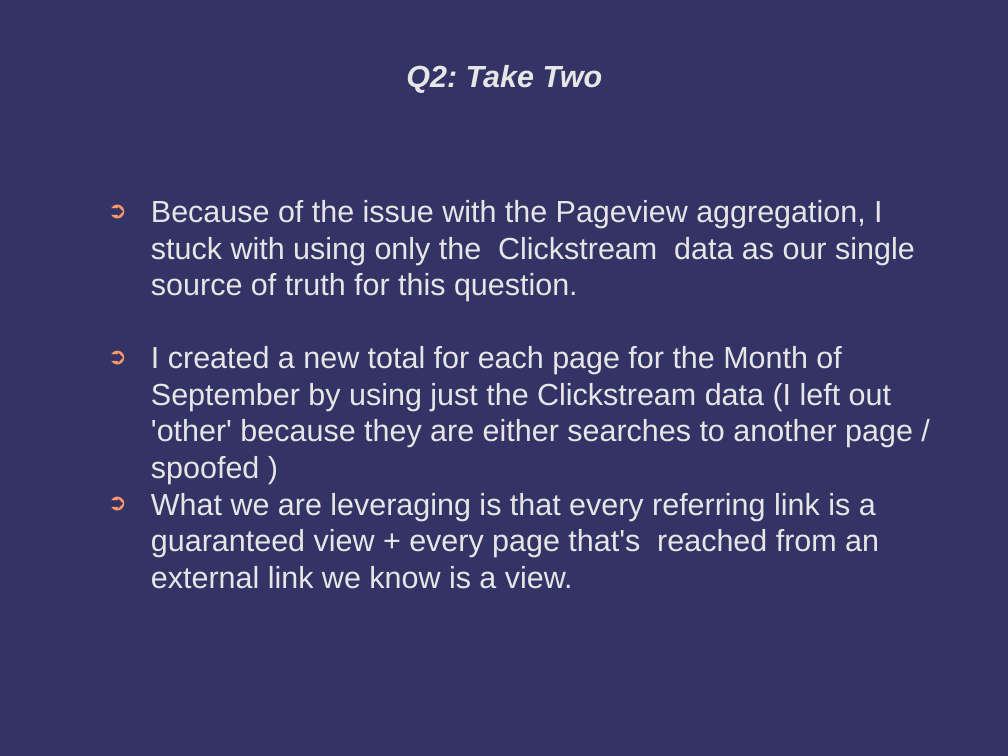
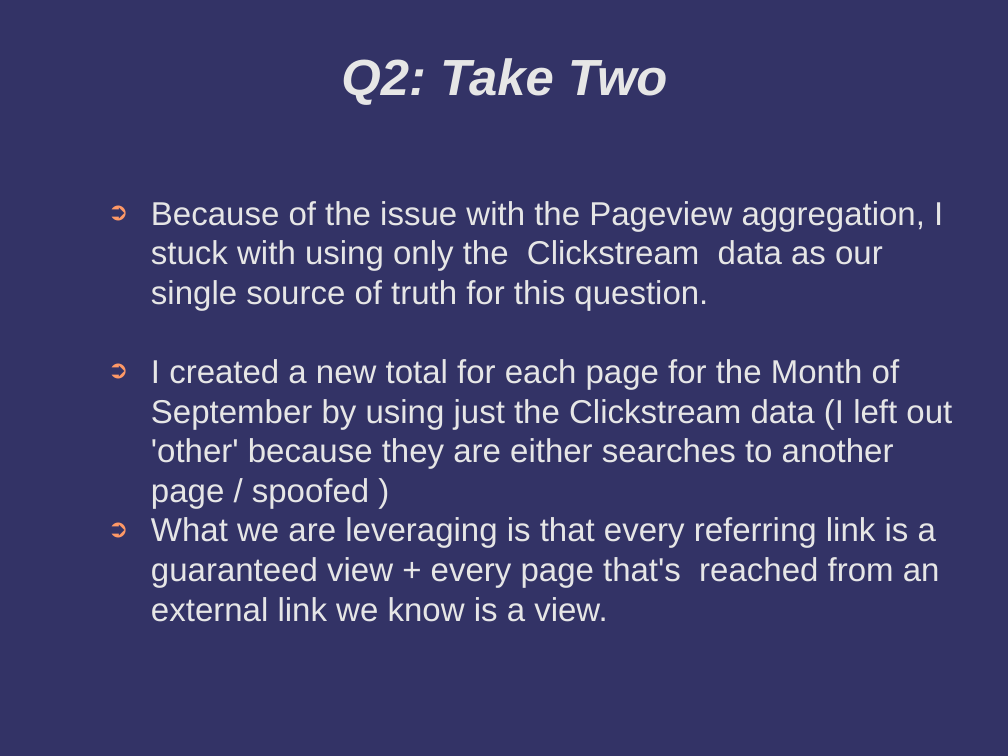
Before and after one commit to TMickle/Project1, a slide deck: slide 7 of project1.odp. Drawn at 1008x756 pixels with LibreOffice and Linux fonts; fonts in the diff are those of the drawing; background and template pictures are left out. Boxes give left, top, right and bottom in pixels: in the first picture for what was removed or moved away, otherwise in the second. Text is boxed around its words. In the diff, an @@ line names an element or a change of style, - is before the commit and + after.

Commit message:
added pdf format powerpoint

```diff
--- a/project1.odp
+++ b/project1.odp
@@ title "Q2: Take Two" at (341,58,668,105): size 24 to 40 pt @@
@@ text "Because of the issue with ..." at (151,201,952,622): size 24 to 26 pt @@
```
Also in this commit, not shown: 21 other slides changed, 1 slide added, 1 slide removed, 2 other files.
